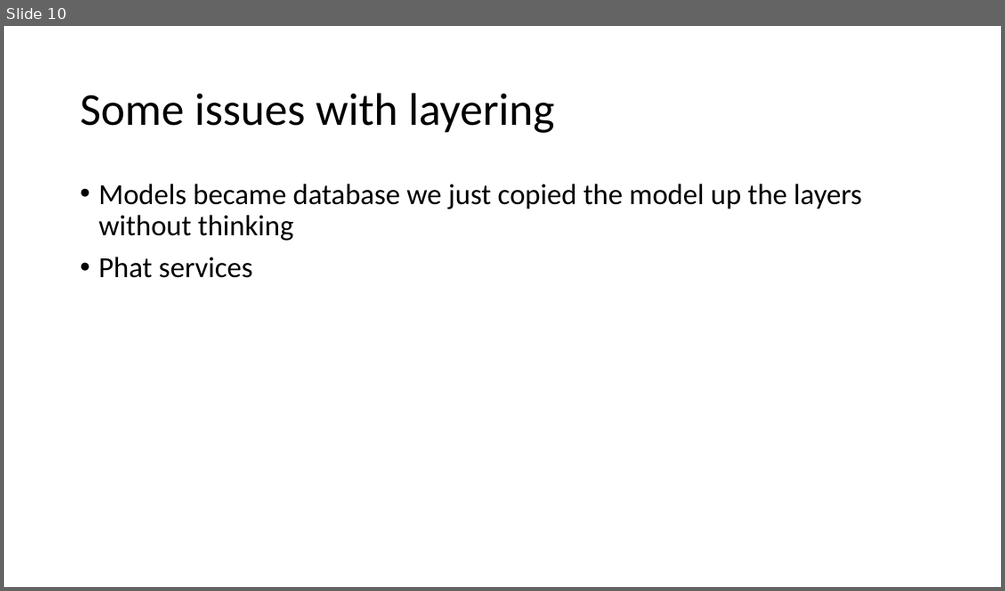
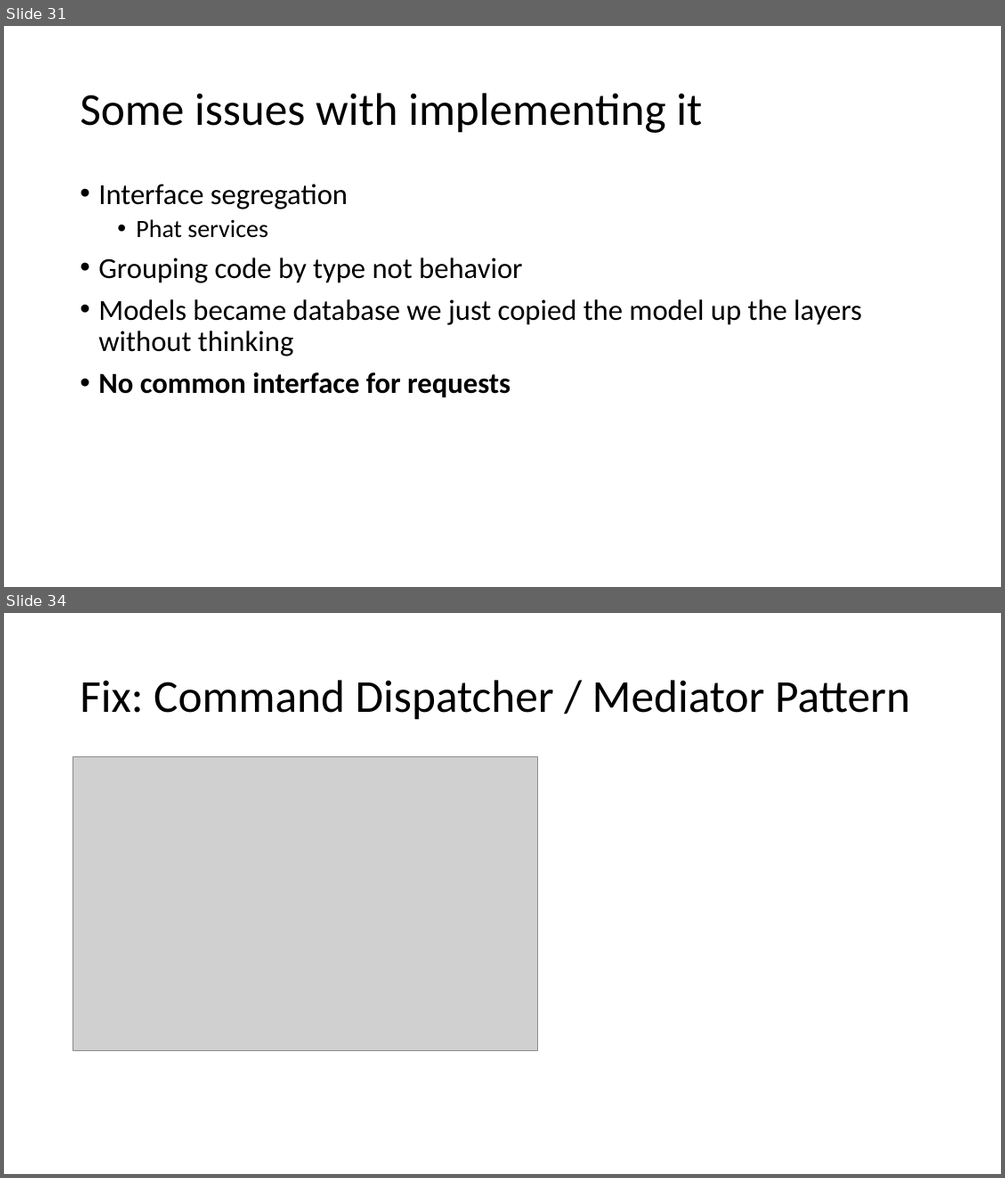
Before and after one commit to feanz/Presentations, a slide deck: Clean Architecture/Clean Architecture.pptx. Shown one above the other, each under a label of ours: slide 10 before the commit, slides 31 and 34 after it; the slides between them are not shown. The pictures are 1005x591 and 1005x1178 pixels, drawn with LibreOffice and Linux fonts; fonts in the diff are those of the drawing; grey boxes stand for pictures. Boxes give left, top, right and bottom in pixels: in the first picture for what was removed or moved away, otherwise in the second. Text is boxed around its words. In the diff, an @@ line names an element or a change of style, - is before the commit and + after.

```diff
--- a/Clean Architecture/Clean Architecture.pptx
+++ b/Clean Architecture/Clean Architecture.pptx
@@ slide 34 added at box(4, 613, 1001, 1174), background #FFFFFF @@
@@ title added at box(80, 680, 910, 720), 44 pt, text #000000 @@
+Fix: Command Dispatcher / Mediator Pattern
@@ picture added at box(73, 756, 538, 1051) @@
@@ what was slide 10 is now slide 31 @@
@@ slide 31 changed as well @@
@@ title at box(80, 93, 702, 133): text changed @@
-Some issues with layering
+Some issues with implementing it
@@ text at box(98, 184, 522, 283): paragraphs added @@
+• Interface segregation
+  • Phat services
+• Grouping code by type not behavior
@@ text at box(98, 372, 510, 397): text changed; bold on @@
-• Phat services
+• No common interface for requests
```
Also in this commit, not shown: 4 other slides changed, 29 other slides added, 4 slides removed.
